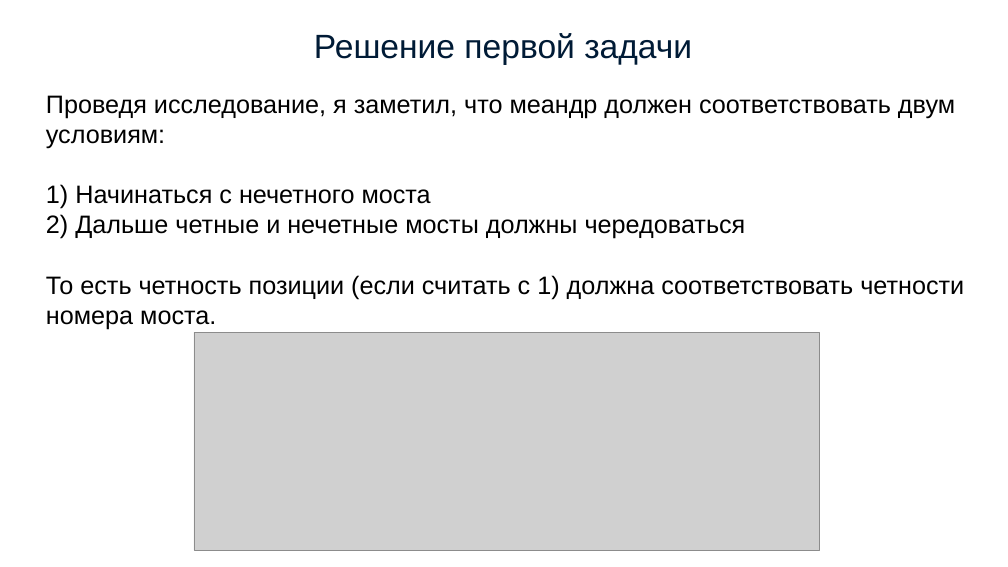
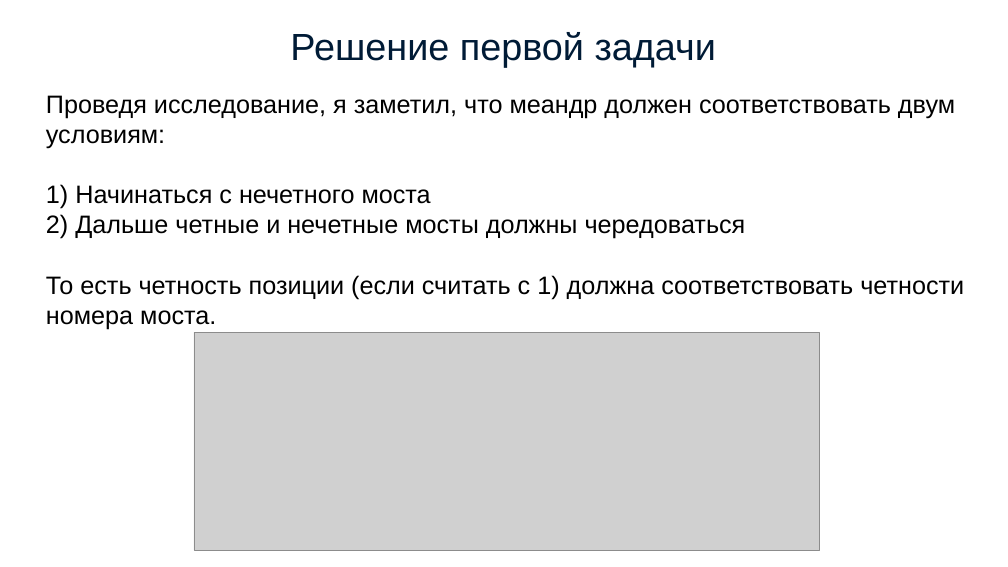
Before and after one commit to simonvar/Meanders, a slide deck: slide 4 of documents/presentation.pptx. Drawn at 1008x567 pixels with LibreOffice and Linux fonts; fonts in the diff are those of the drawing; grey boxes stand for pictures. Boxes give left, top, right and bottom in pixels: in the first picture for what was removed or moved away, otherwise in the second. Text is boxed around its words. In the diff, an @@ line names an element or a change of style, - is before the commit and + after.

```diff
--- a/documents/presentation.pptx
+++ b/documents/presentation.pptx
@@ title "Решение первой задачи" at bbox=[290, 32, 716, 67]: size 32 to 36 pt @@
```
Also in this commit, not shown: 6 other slides changed, 6 other files.
